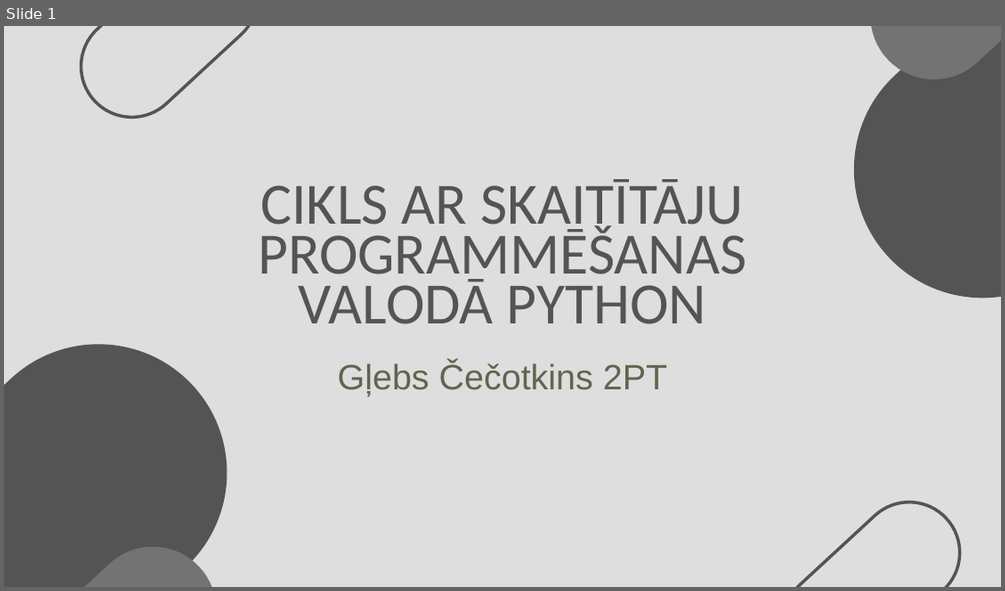
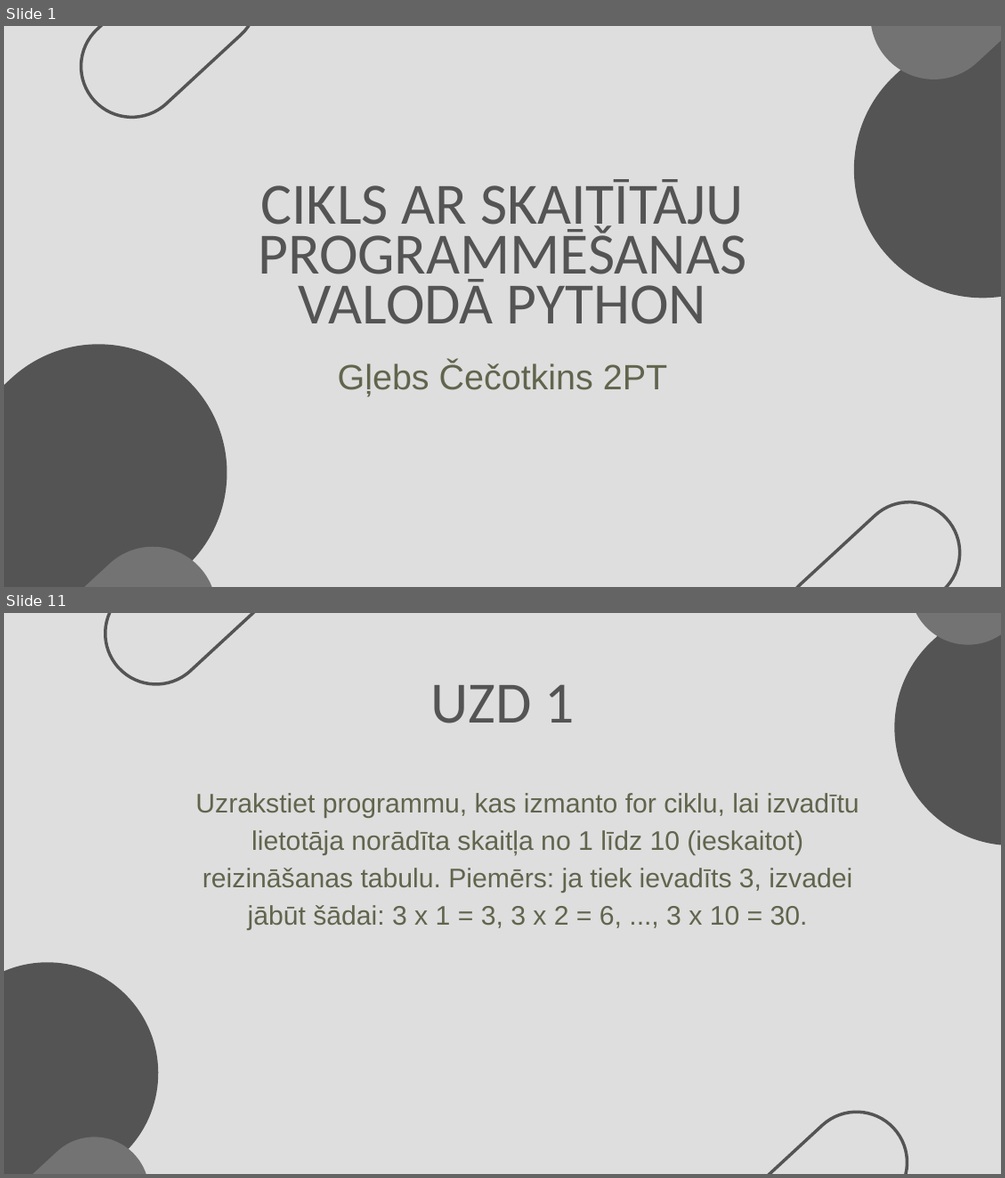
Before and after one commit to 123gleb123/Cecotkins_Eksamens2, a slide deck: Cikls ar skaitītāju programmēšanas valodā Python.pptx. Shown one above the other, each under a label of ours: slide 1 before the commit, slides 1 and 11 after it; the slides between them are not shown. The pictures are 1005x591 and 1005x1178 pixels, drawn with LibreOffice and Linux fonts; fonts in the diff are those of the drawing. Boxes give left, top, right and bottom in pixels: in the first picture for what was removed or moved away, otherwise in the second. Text is boxed around its words. In the diff, an @@ line names an element or a change of style, - is before the commit and + after.

```diff
--- a/Cikls ar skaitītāju programmēšanas valodā Python.pptx
+++ b/Cikls ar skaitītāju programmēšanas valodā Python.pptx
@@ slide 11 added at bbox=[4, 613, 1001, 1174], background #DEDEDE @@
@@ freeform shape added at bbox=[84, 613, 302, 706], outline #545454 4.5 pt @@
@@ freeform shape added at bbox=[846, 613, 1001, 894], fill #545454 @@
@@ freeform shape added at bbox=[885, 613, 1001, 669], fill #737373 @@
@@ text added at bbox=[430, 684, 574, 723], 84.5 pt, text #545454 @@
+UZD 1
@@ text added at bbox=[195, 793, 859, 930], 38.8 pt, text #61654D @@
+Uzrakstiet programmu, kas izmanto for ciklu, lai izvadītu lietotāja norādīta skaitļa no 1 līdz 10 (ieskaitot) reizināšanas tabulu. Piemērs: ja tiek ievadīts 3, izvadei jābūt šādai: 3 x 1 = 3, 3 x 2 = 6, ..., 3 x 10 = 30.
@@ freeform shape added at bbox=[4, 916, 204, 1174], fill #545454 @@
@@ freeform shape added at bbox=[711, 1091, 928, 1174], outline #545454 4.5 pt @@
@@ freeform shape added at bbox=[4, 1114, 172, 1174], fill #737373 @@
```
Also in this commit, not shown: 15 other slides added, 9 slides removed, 1 other file.
